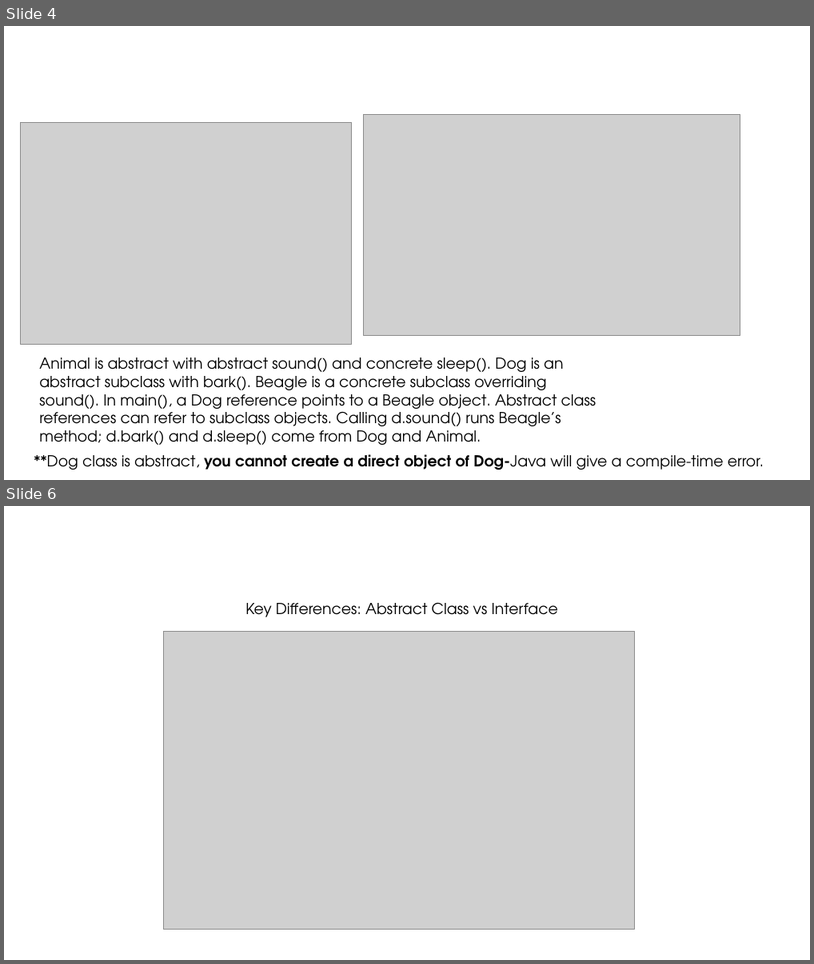
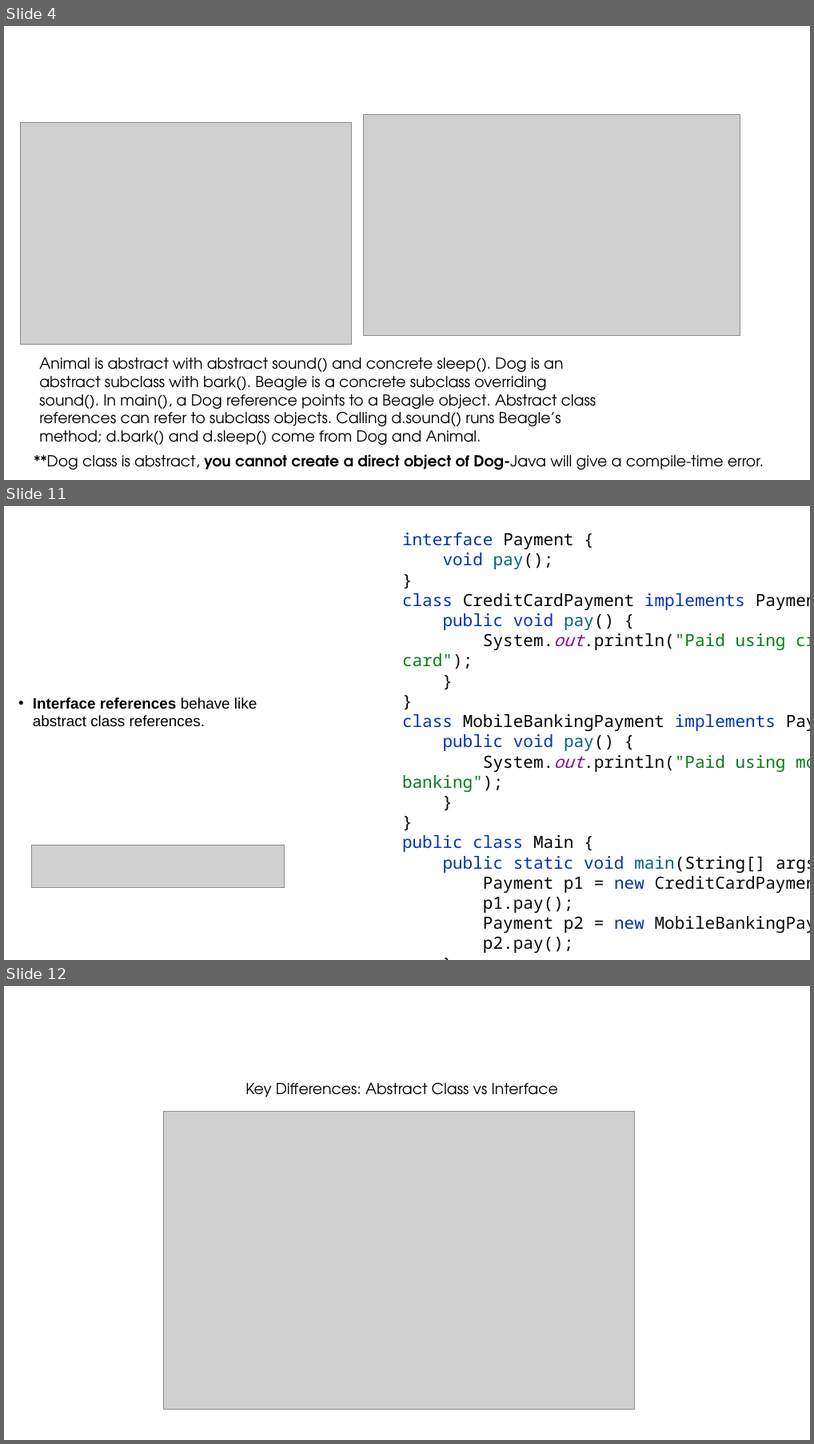
Before and after one commit to ashrafulparan2/Resources, a slide deck: CSE281/Lecture 10.pptx. Shown one above the other, each under a label of ours: slides 4 and 6 before the commit, slides 4, 11 and 12 after it; the slides between them are not shown. The pictures are 814x964 and 814x1444 pixels, drawn with LibreOffice and Linux fonts; fonts in the diff are those of the drawing; grey boxes stand for pictures; background and template pictures are left out. Boxes give left, top, right and bottom in pixels: in the first picture for what was removed or moved away, otherwise in the second. Text is boxed around its words. In the diff, an @@ line names an element or a change of style, - is before the commit and + after.

```diff
--- a/CSE281/Lecture 10.pptx
+++ b/CSE281/Lecture 10.pptx
@@ slide 11 added at bbox=[4, 506, 810, 960], background #FFFFFF @@
@@ text added at bbox=[402, 532, 810, 952], 20 pt, text #080808 @@
+interface Payment {
+void pay();
+}
+class CreditCardPayment implements Payment {
+public void pay() {
+System.out.println("Paid using credit card");
+}
+}
+class MobileBankingPayment implements Payment {
+public void pay() {
+System.out.println("Paid using mobile banking");
+}
+}
+public class Main {
+public static void main(String[] args) {
+Payment p1 = new CreditCardPayment();
+p1.pay();
+Payment p2 = new MobileBankingPayment();
+p2.pay();
+}
+}
@@ text added at bbox=[33, 697, 257, 727], 18 pt, text #000000 @@
+• Interface references behave like abstract class references.
@@ picture added at bbox=[32, 844, 285, 888] @@
@@ what was slide 6 is now slide 12 @@
```
Also in this commit, not shown: 1 slide changed, 5 other slides added, 12 other files.
